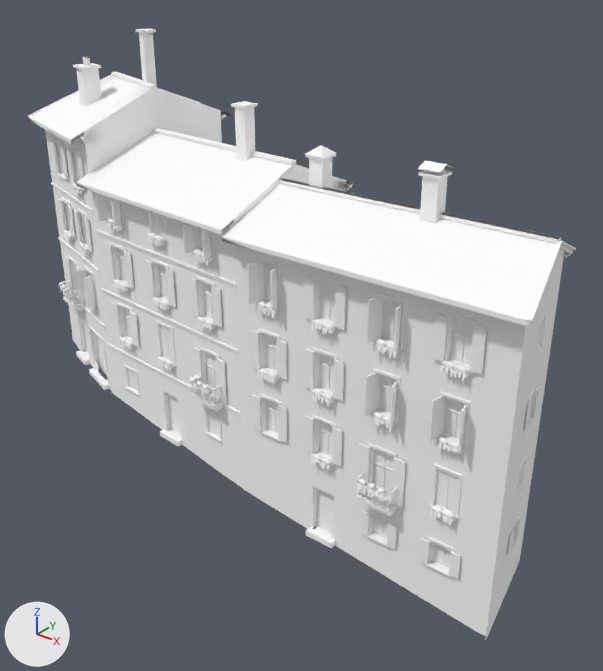
Renders of the glTF model games/yorimichi/assets/belmonte/meshes/SM_BM_BT_blk_01.glb from each side of a commit.
Rendered twice from a 50 mm lens placed at (24.5, -29.1, 24.5), pointed at (1.5, -0.3, 6.6). Lighting does not change. The marker at lower left points along +X, +Y and +Z. The first picture is the older version. Vertices at exactly the same position are counted once.

Before the edit, the objects in view are built like this:
```python
me_sm_bt_blk_01 = bpy.data.meshes.new('SM_BT_blk_01')
me_sm_bt_blk_01.from_pydata(...)  # 10916 vertices, 11929 faces; spans x -15.2..15.1, y -5.7..5.7, z -2.0..20.0
me_sm_bt_blk_01.materials.append(mat_bm_000_m_stone)
me_sm_bt_blk_01.materials.append(mat_bm_001_m_ashlar)
me_sm_bt_blk_01.materials.append(mat_bm_002_m_plaster)
me_sm_bt_blk_01.materials.append(mat_bm_003_m_roof)
me_sm_bt_blk_01.materials.append(mat_bm_004_m_wood)
me_sm_bt_blk_01.materials.append(mat_bm_005_m_rubble)
me_sm_bt_blk_01.materials.append(mat_bm_006_m_iron)
me_sm_bt_blk_01.materials.append(mat_bm_007_m_vcol)
me_sm_bt_blk_01.materials.append(mat_bm_008_m_glass_dark)
ob_sm_bm_bt_blk_01 = bpy.data.objects.new('SM_BM_BT_blk_01', me_sm_bt_blk_01)
ob_sm_bm_bt_blk_01.location = (0.0, 0.0, 0.0)
```
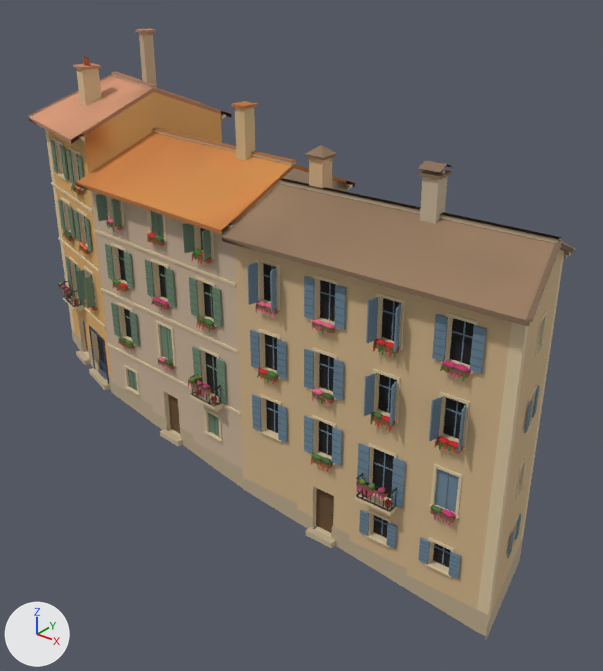
Pixel boxes [x1, y1, x2, y2] of what changed, in the pictures (603 x 671 px):
```json
{"part": 1, "of": "me_sm_bt_blk_01", "change": "recoloured", "before": [28, 28, 576, 641], "after": [28, 28, 576, 641], "on screen": "white to beige"}
```

Scene script edits in JSON lines:
```json
{"block": "me_sm_bt_blk_01", "where": "me_sm_bt_blk_01.from_pydata(...)  # 10916 vertices, 11929 faces; spans x -15.2..15.1, y -5.7..5.7, z -2.0..20.0"}
{"block": "me_sm_bt_blk_01", "where": "# used by ob_sm_bm_bt_blk_01; location = (0.0, 0.0, 0.0)"}
{"block": "me_sm_bt_blk_01", "change": "me_sm_bt_blk_01 part 1: 11929 faces centred in x -15.2..15.0, y -5.7..5.7, z -1.9..20.0 are repainted in the vertex colours; the middle colour goes from white #ffffff to beige #caad8c"}
```
